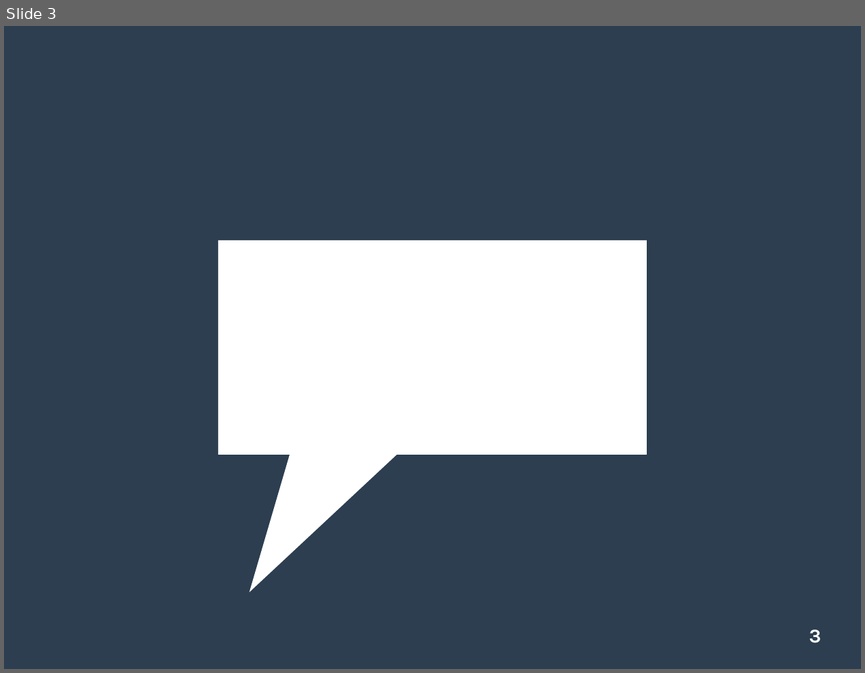
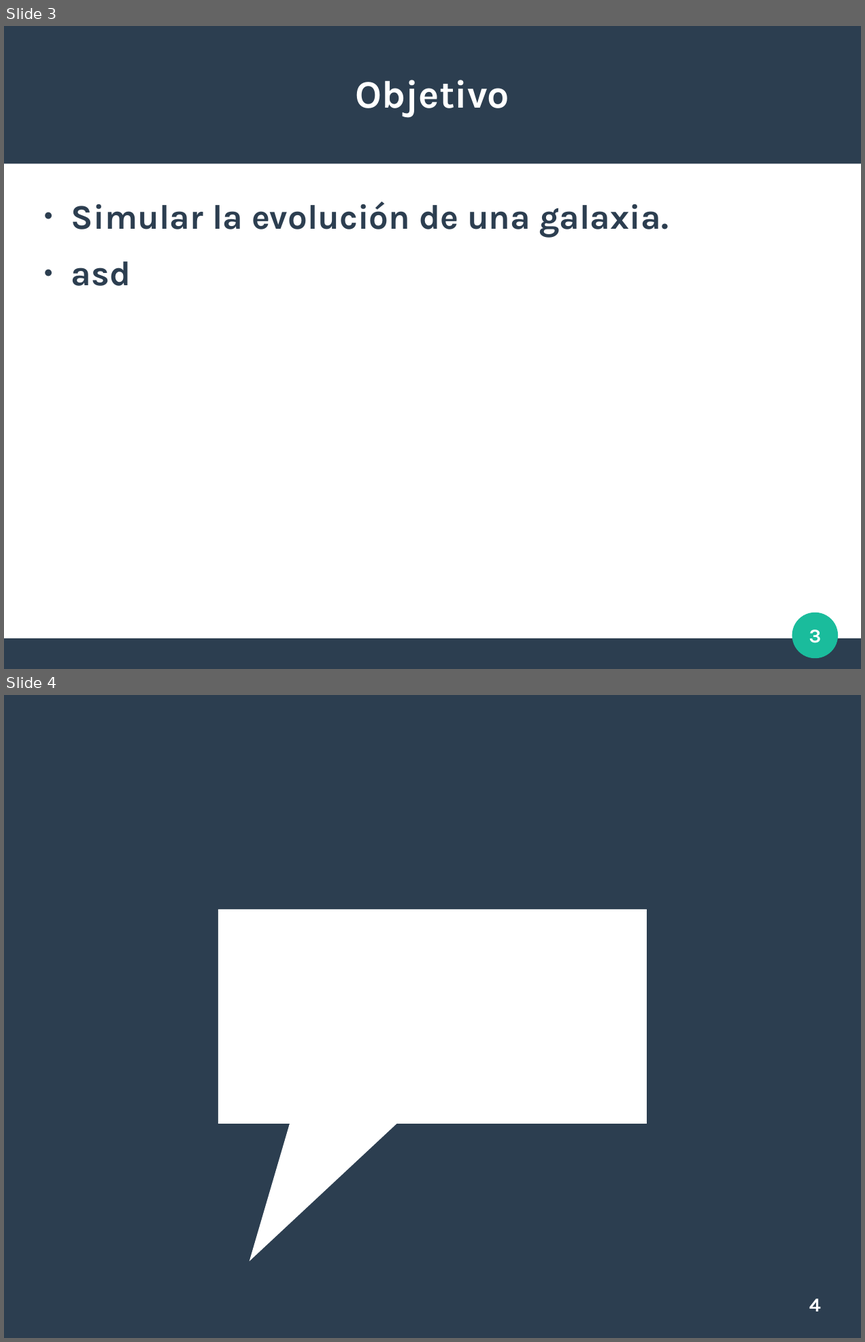
Before and after one commit to javier-a-agustin/tp-final-Introduccion-a-la-Concurrencia-2020, a slide deck: presentacion.odp. Shown one above the other, each under a label of ours: slide 3 before the commit, slides 3 and 4 after it. The pictures are 865x673 and 865x1342 pixels, drawn with LibreOffice and Linux fonts; fonts in the diff are those of the drawing. Boxes give left, top, right and bottom in pixels: in the first picture for what was removed or moved away, otherwise in the second. Text is boxed around its words. In the diff, an @@ line names an element or a change of style, - is before the commit and + after.

```diff
--- a/presentacion.odp
+++ b/presentacion.odp
@@ slide 3 added at [4, 26, 861, 669], background #FFFFFF @@
@@ rectangle added at [4, 26, 861, 163], fill #2C3E50 @@
@@ title added at [356, 80, 510, 117], 36 pt, text #FFFFFF, bold @@
+Objetivo
@@ text added at [71, 201, 668, 286], 32 pt, text #2C3E50, bold @@
+● Simular la evolución de una galaxia.
+● asd
@@ ellipse added at [792, 612, 838, 658], fill #1ABC9C @@
@@ page number added at [809, 629, 821, 643], 18 pt, text #FFFFFF, bold @@
+3
@@ rectangle added at [4, 638, 861, 668], fill #2C3E50 @@
@@ what was slide 3 is now slide 4 @@
@@ page number at [809, 1298, 821, 1311]: text changed @@
-3
+4
```
Also in this commit, not shown: 1 slide changed, 1 other slide added, 1 slide removed, 2 other files.
